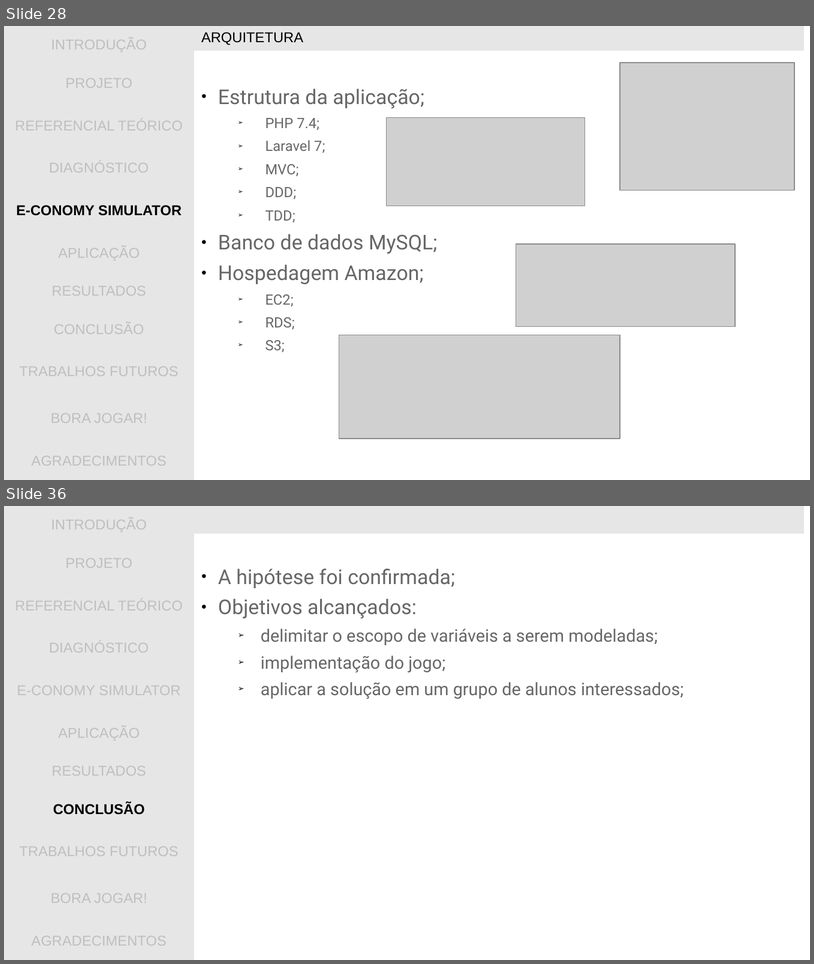
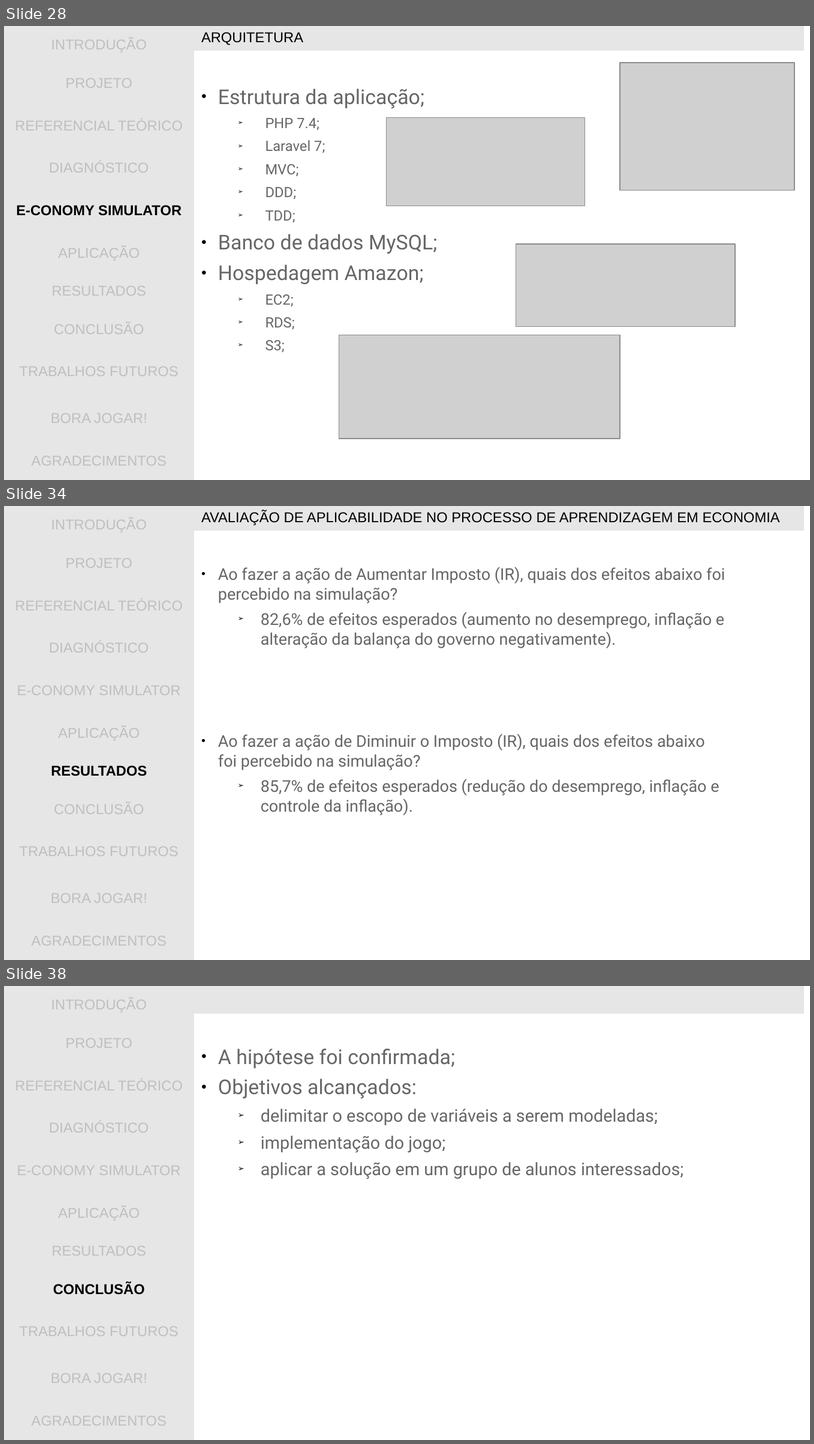
Before and after one commit to gwathsule/e-conomy-simulator, a slide deck: documentacao/apresentacao_tcc.ppt. Shown one above the other, each under a label of ours: slides 28 and 36 before the commit, slides 28, 34 and 38 after it; the slides between them are not shown. The pictures are 814x964 and 814x1444 pixels, drawn with LibreOffice and Linux fonts; fonts in the diff are those of the drawing; grey boxes stand for pictures; background and template pictures are left out. Boxes give left, top, right and bottom in pixels: in the first picture for what was removed or moved away, otherwise in the second. Text is boxed around its words. In the diff, an @@ line names an element or a change of style, - is before the commit and + after.

```diff
--- a/documentacao/apresentacao_tcc.ppt
+++ b/documentacao/apresentacao_tcc.ppt
@@ slide 34 added at bbox=[4, 506, 810, 960], background picture (left out) @@
@@ table added at bbox=[4, 506, 194, 960], 11 rows, 1 columns @@
+INTRODUÇÃO
+PROJETO
+REFERENCIAL TEÓRICO
+DIAGNÓSTICO
+E-CONOMY SIMULATOR
+APLICAÇÃO
+RESULTADOS
+CONCLUSÃO
+TRABALHOS FUTUROS
+BORA JOGAR!
+AGRADECIMENTOS
@@ table added at bbox=[194, 506, 805, 530], 1 rows, 1 columns @@
+AVALIAÇÃO DE APLICABILIDADE NO PROCESSO DE APRENDIZAGEM EM ECONOMIA
@@ text added at bbox=[218, 567, 725, 815], 16 pt, text #666666 @@
+● Ao fazer a ação de Aumentar Imposto (IR), quais dos efeitos abaixo foi percebido na simulação?
+  ➢ 82,6% de efeitos esperados (aumento no desemprego, inflação e alteração da balança do governo negativamente).
+● Ao fazer a ação de Diminuir o Imposto (IR), quais dos efeitos abaixo foi percebido na simulação?
+  ➢ 85,7% de efeitos esperados (redução do desemprego, inflação e controle da inflação).
@@ what was slide 36 is now slide 38 @@
```
Also in this commit, not shown: 1 slide changed, 4 other slides added, 3 slides removed.
